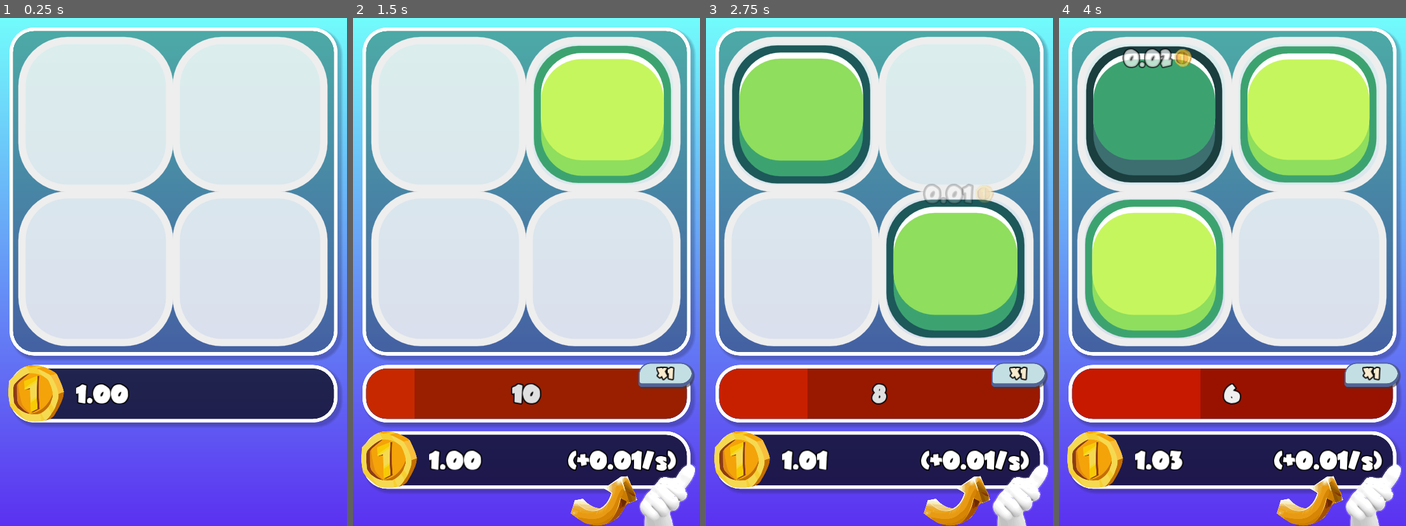
Above: before the commit, frames 1-4 (left to right).
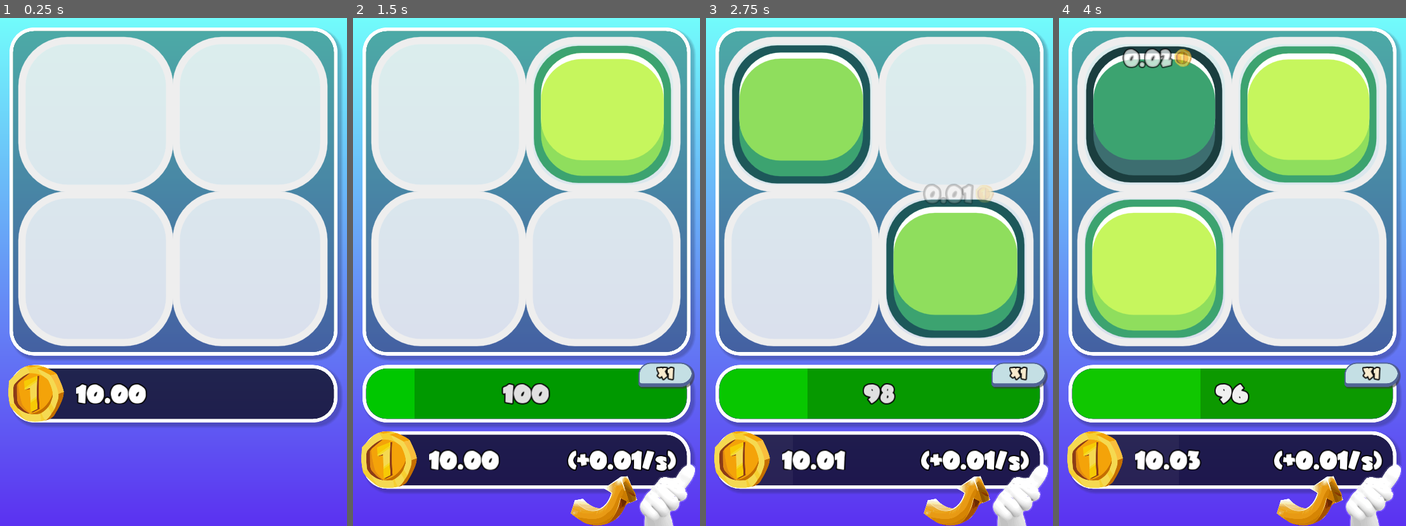
Above: after the commit, the same moments.

Repository: TimothyAlexisVass/a-game
Game: Godot game, scene res://scenes/main.tscn
The game is run twice, just before and just after one commit, with the same random seed, the same clock (stepped at 60 frames per second) and the same inputs.
Inputs (mouse positions are in pixels of both pictures, inside the frame that each line leads up to):
- Up to frame 1 (0.25 s): no input
- Up to frame 2 (1.5 s): tap Enter at 0.5 s; move the mouse to (602, 246) at 0.52 s; hold Right (ui_right) 0.53-1.25 s; click (602, 246) at 0.67 s; drag from (457, 297) to (509, 373) at 1.27 s
- Up to frame 3 (2.75 s): move the mouse to (914, 160) at 2.02 s; hold Right (ui_right) from 2.03 s (still down)
- Up to frame 4 (4 s): release Right (ui_right) at 2.75 s; drag from (1215, 373) to (1128, 195) at 2.77 s; move the mouse to (1336, 348) at 3.52 s; hold Left (ui_left) from 3.53 s (still down)

The runs differ from the first frame. In frame 1, 0.4% of the frame differs, in the area x 24-43%, y 71-76%; in frame 2, 8.7%; in frame 3, 8.9%; in frame 4, 8.9%, in the area x 3-97%, y 69-89%.

Commit message:
$message

Diff:
--- a/scenes/main.tscn
+++ b/scenes/main.tscn
@@ -4,7 +4,7 @@
 [ext_resource path="res://assets/gradient.tres" type="Gradient" id=2]
 [ext_resource path="res://assets/junebug.ttf" type="DynamicFontData" id=3]
 [ext_resource path="res://assets/coin.svg" type="Texture" id=4]
-[ext_resource path="res://scripts/grid.gd" type="Script" id=7]
+[ext_resource path="res://scripts/tile_board.gd" type="Script" id=7]
 [ext_resource path="res://scripts/scroll_container.gd" type="Script" id=9]
 [ext_resource path="res://assets/recycle.svg" type="Texture" id=10]
 [ext_resource path="res://assets/main_theme.theme" type="Theme" id=11]
@@ -256,6 +256,21 @@
 "_edit_use_anchors_": false
 }
 
+[node name="IncomeTimerBar" type="TextureProgress" parent="Info/CoinsInfo"]
+anchor_right = 1.0
+anchor_bottom = 1.0
+margin_left = 6.0
+margin_top = 6.0
+margin_right = 6.0
+margin_bottom = 6.0
+step = 0.01
+texture_progress = ExtResource( 18 )
+tint_under = Color( 0.6, 0.6, 0.6, 1 )
+tint_progress = Color( 1, 1, 1, 0.0470588 )
+__meta__ = {
+"_edit_use_anchors_": false
+}
+
 [node name="CoinSprite" type="Sprite" parent="Info/CoinsInfo"]
 position = Vector2( -2, 0 )
 scale = Vector2( 0.46, 0.47 )
--- a/scripts/main.gd
+++ b/scripts/main.gd
@@ -25,7 +25,7 @@
 var add_moves_amount = 1
 var auto_add_moves
 
-var coins = 1.0
+var coins = 10.0
 var total_coins_ever = coins
 var base_income = 0.0
 var board_income = 0.0
@@ -40,6 +40,7 @@
 onready var achievements_panel = get_node("/root/main/Achievements")
 onready var achievements_button = get_node("/root/main/AchievementsButton")
 onready var move_timer_bar = get_node("/root/main/Info/MoveInfo/MoveTimerBar")
+onready var income_timer_bar = get_node("/root/main/Info/CoinsInfo/IncomeTimerBar")
 onready var move_info = get_node("/root/main/Info/MoveInfo")
 
 var profit_indicator = preload("res://scenes/profit_indicator.tscn")
@@ -62,17 +63,19 @@
 		Main.achievements_button.visible = false
 		Main.upgrades_button.disabled = true
 
-	Main.moves_left = 10
+	Main.moves_left = 100
 	set_moves()
 	set_total()
 
 	Main.move_timer = 10
-	Main.income_timer = 10
+	Main.income_timer = 12
 	get_node("/root/main/MoveTimer").set_wait_time(Main.move_timer)
 	get_node("/root/main/IncomeTimer").set_wait_time(Main.income_timer)
 
 func _process(_delta):
 	move_timer_bar.value = 100 * (Main.move_timer - get_node("/root/main/MoveTimer").time_left) / Main.move_timer
+	if Main.base_income > 0:
+		income_timer_bar.value = 100 * (Main.income_timer - get_node("/root/main/IncomeTimer").time_left) / Main.income_timer
 
 func set_board_variables():
 	Main.tile_scale = 4.0 / Main.board_size
Renamed: scripts/grid.gd -> scripts/tile_board.gd
